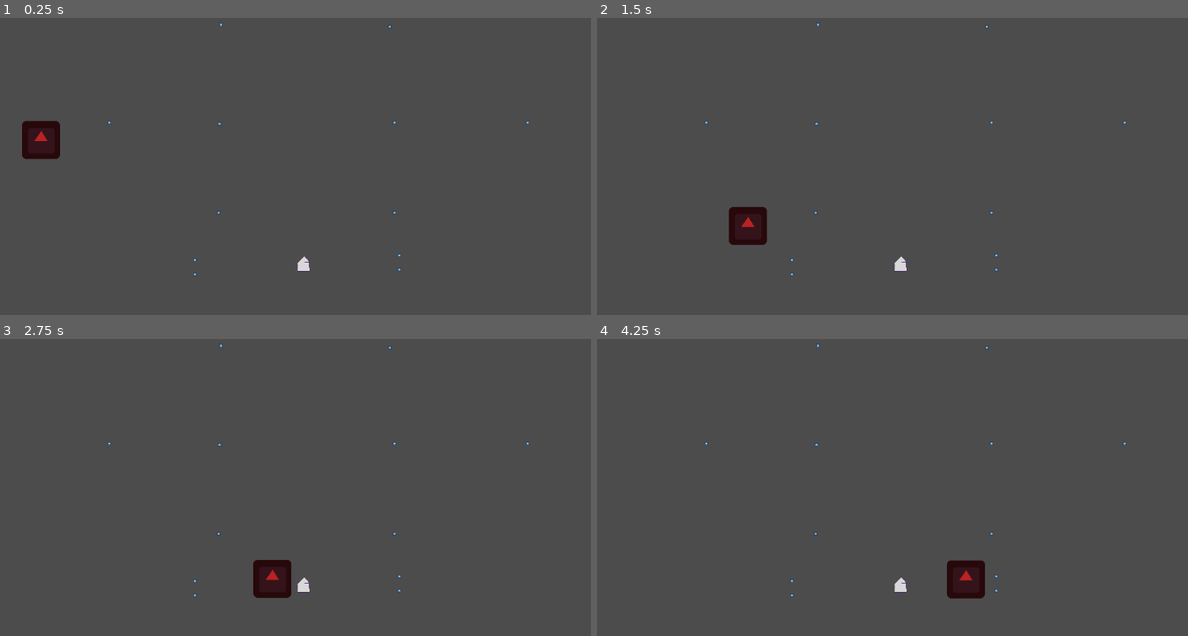
Above: before the commit, frames 1-4 (two rows, left to right).
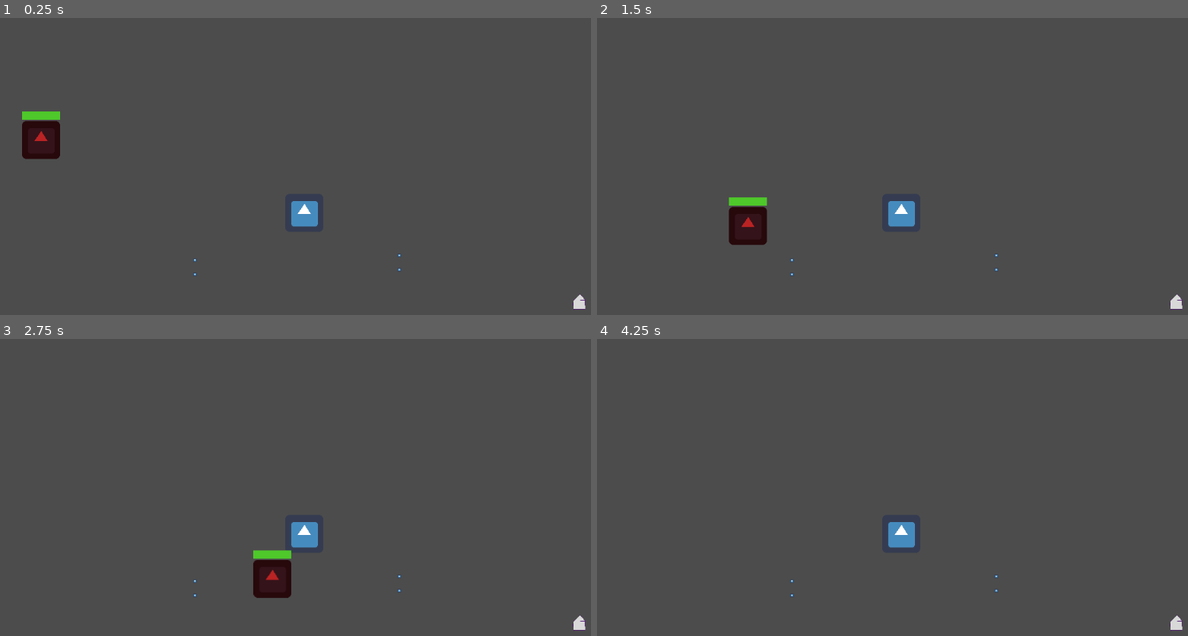
Above: after the commit, the same moments.

Repository: BeatMil/the_node
Game: Godot game, scene res://scene/stage1.tscn
Two runs of this game, one before a commit and one after it. Both use one fixed random seed, a clock stepped at 60 frames per second and the inputs below. The engine's default icon, where the game draws it, is replaced by a stand-in: a white triangle on a blue panel in a dark square.
Inputs:
- Up to frame 1 (0.25 s): no input
- Up to frame 2 (1.5 s): no input
- Up to frame 3 (2.75 s): no input
- Up to frame 4 (4.25 s): no input

The runs differ from the first frame. In frame 1, 0.8% of the frame differs, in the area x 3-100%, y 1-99%; in frame 2, 0.8%; in frame 3, 0.8%; in frame 4, 1.4%, in the area x 18-100%, y 1-99%.

Commit message:
creating default_tower.tscn still in progress when enemy gets in tower range enemy's hp will keep decreasing but when enemy gets out of range it's hp is still decreasing......
Changes to be committed:
       new file:   prefab/default_tower.tscn
       modified:   prefab/enemy.tscn
       modified:   scene/stage1.tscn
       new file:   script/default_tower.gd
       modified:   script/enemy.gd
       modified:   script/home.gd
       new file:   test_area/beat_test.gd
       new file:   test_area/beat_test.tscn

Diff:
--- /dev/null
+++ b/prefab/default_tower.tscn
@@ -0,0 +1,24 @@
+[gd_scene load_steps=4 format=2]
+
+[ext_resource path="res://icon.png" type="Texture" id=1]
+[ext_resource path="res://script/default_tower.gd" type="Script" id=2]
+
+[sub_resource type="RectangleShape2D" id=1]
+extents = Vector2( 80, 16 )
+
+[node name="default_tower" type="Node2D"]
+script = ExtResource( 2 )
+
+[node name="icon" type="Sprite" parent="."]
+texture = ExtResource( 1 )
+
+[node name="Area2D" type="Area2D" parent="."]
+
+[node name="CollisionShape2D" type="CollisionShape2D" parent="Area2D"]
+position = Vector2( 0, 80 )
+shape = SubResource( 1 )
+
+[node name="speed_timer" type="Timer" parent="."]
+wait_time = 0.5
+[connection signal="area_entered" from="Area2D" to="." method="_on_Area2D_area_entered"]
+[connection signal="area_exited" from="Area2D" to="." method="_on_Area2D_area_exited"]
--- a/prefab/enemy.tscn
+++ b/prefab/enemy.tscn
@@ -1,10 +1,16 @@
-[gd_scene load_steps=4 format=2]
+[gd_scene load_steps=6 format=2]
 
 [ext_resource path="res://icon.png" type="Texture" id=1]
 [ext_resource path="res://script/enemy.gd" type="Script" id=2]
 
 [sub_resource type="RectangleShape2D" id=1]
 extents = Vector2( 32, 32 )
+
+[sub_resource type="StyleBoxFlat" id=2]
+bg_color = Color( 0.309804, 0.788235, 0.168627, 1 )
+
+[sub_resource type="StyleBoxFlat" id=3]
+bg_color = Color( 0.341176, 0.341176, 0.341176, 1 )
 
 [node name="enemy" type="Node2D"]
 script = ExtResource( 2 )
@@ -22,4 +28,19 @@
 texture = ExtResource( 1 )
 
 [node name="Tween" type="Tween" parent="."]
+
+[node name="health_bar" type="ProgressBar" parent="."]
+margin_left = -32.0
+margin_top = -48.0
+margin_right = 32.0
+margin_bottom = -34.0
+custom_styles/fg = SubResource( 2 )
+custom_styles/bg = SubResource( 3 )
+max_value = 3.0
+step = 1.0
+value = 2.0
+percent_visible = false
+__meta__ = {
+"_edit_use_anchors_": false
+}
 [connection signal="area_entered" from="hitbox" to="." method="_on_hitbox_area_entered"]
--- a/scene/stage1.tscn
+++ b/scene/stage1.tscn
@@ -1,43 +1,22 @@
-[gd_scene load_steps=4 format=2]
+[gd_scene load_steps=5 format=2]
 
 [ext_resource path="res://prefab/node.tscn" type="PackedScene" id=1]
 [ext_resource path="res://prefab/enemy.tscn" type="PackedScene" id=2]
 [ext_resource path="res://prefab/home.tscn" type="PackedScene" id=3]
+[ext_resource path="res://prefab/default_tower.tscn" type="PackedScene" id=4]
 
 [node name="stage1" type="Node2D"]
 
+[node name="default_tower" parent="." instance=ExtResource( 4 )]
+position = Vector2( 512, 384 )
+
 [node name="home" parent="." instance=ExtResource( 3 )]
-position = Vector2( 512, 472 )
+position = Vector2( 976, 536 )
 
 [node name="enemy" parent="." instance=ExtResource( 2 )]
 position = Vector2( 32, 232 )
 way = "../way2/"
-
-[node name="way1" type="Node2D" parent="."]
-
-[node name="1" parent="way1" instance=ExtResource( 1 )]
-position = Vector2( 184, 232 )
-
-[node name="2" parent="way1" instance=ExtResource( 1 )]
-position = Vector2( 369.396, 233.813 )
-
-[node name="3" parent="way1" instance=ExtResource( 1 )]
-position = Vector2( 372.13, 66.4745 )
-
-[node name="4" parent="way1" instance=ExtResource( 1 )]
-position = Vector2( 656.141, 69.8381 )
-
-[node name="5" parent="way1" instance=ExtResource( 1 )]
-position = Vector2( 888, 232 )
-
-[node name="6" parent="way1" instance=ExtResource( 1 )]
-position = Vector2( 368, 384 )
-
-[node name="7" parent="way1" instance=ExtResource( 1 )]
-position = Vector2( 664, 384 )
-
-[node name="8" parent="way1" instance=ExtResource( 1 )]
-position = Vector2( 664, 232 )
+damage = 5
 
 [node name="way2" type="Node2D" parent="."]
 
--- /dev/null
+++ b/script/default_tower.gd
@@ -0,0 +1,28 @@
+extends Node2D
+
+export var damage = 1
+
+# speed_timer connect to timeout with area passed in
+# I have no idea how to do it the right way so.. I do this way!
+var timer_helper = false
+
+func _ready():
+	print("default_tower.gd")
+
+
+func _on_Area2D_area_entered(area):
+	if not timer_helper:
+		$speed_timer.connect("timeout",self,"beat_test",[area])
+		timer_helper = true
+
+	$speed_timer.start()
+
+
+func _on_Area2D_area_exited(area):
+	pass # Replace with function body.
+
+
+func beat_test(area):
+	# check if area is still there
+	if area:
+		area.get_parent().decrease_hp(1)
--- a/script/enemy.gd
+++ b/script/enemy.gd
@@ -1,11 +1,12 @@
 extends Node2D
 
-export var group = 1
 export var node_number = 1
 export var speed = 0.2
 export var way = "../way1/"
-var damage = 2
+export var damage = 2
+export var hp = 3
 
+onready var health_bar = $"health_bar"
 
 # beat function helper
 var is_moving = false # making it move linearly helper
@@ -15,8 +16,10 @@
 func _ready():
 	var first_node = get_node(way + "1")
 	tween_move(first_node)
-	print("ok")
-	pass # Replace with function body.
+
+	# set max hp and hp to health_bar
+	health_bar.max_value = hp
+	health_bar.value = hp
 
 
 func _physics_process(_delta):
@@ -63,3 +66,12 @@
 		if get_node_or_null(new_destination):
 			var new_node = get_node(new_destination)
 			tween_move(new_node)
+
+
+# always create getter and setter. They are great!
+# these way health_bar can display the health when something changes
+func decrease_hp(amount : int):
+	hp -= amount
+	if hp <= 0:
+		queue_free()
+	health_bar.value = hp
--- a/script/home.gd
+++ b/script/home.gd
@@ -1,7 +1,7 @@
 extends Node2D
 
 export var hp = 10
-
+signal game_over
 
 func _ready():
 	print("home HP: %s"%hp)
@@ -11,3 +11,7 @@
 	if area.is_in_group("enemy"):
 		hp -= area.get_parent().damage # get damage from enemy.gd
 	print("home HP: %s"%hp)
+
+	if hp <= 0:
+		emit_signal("game_over")
+		print("game over! (signal emitted)")
--- /dev/null
+++ b/test_area/beat_test.gd
@@ -0,0 +1,9 @@
+extends Node2D
+
+
+# Called when the node enters the scene tree for the first time.
+func _ready():
+	if get_node_or_null("beat"):
+		print("found")
+	else:
+		print("not found")
--- /dev/null
+++ b/test_area/beat_test.tscn
@@ -0,0 +1,8 @@
+[gd_scene load_steps=2 format=2]
+
+[ext_resource path="res://test_area/beat_test.gd" type="Script" id=1]
+
+[node name="beat_test" type="Node2D"]
+script = ExtResource( 1 )
+
+[node name="tttt" type="Node2D" parent="."]
